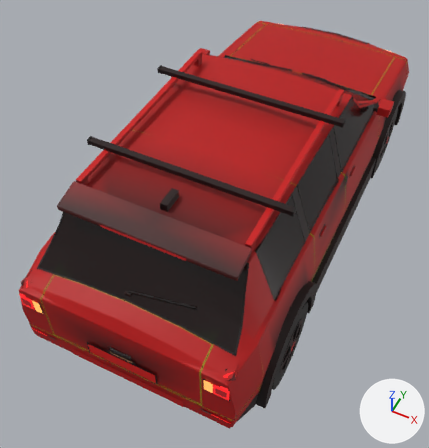
One commit to the glTF model assets/cars/p6_crossover/body.glb: the scene before it, then after it.
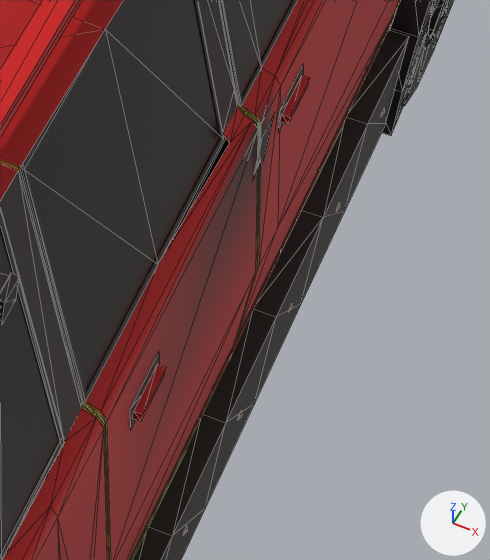
The first picture shows the older version from a 50 mm lens placed at (1.42, -3.6, 4.25), pointed at (-0.12, -0.52, 0.4). The close-ups show the older and then the newer version on the part from 68% to 92% of the width and 34% to 59% of the height of that picture. Only the edits that show in the close-ups are written down. The axes (+X, +Y, +Z) are drawn at lower right. The lights are the same throughout. The close-ups show mesh edges as thin lines. Where no turn or scale is listed for an object, it has been applied to the vertices. Vertices at exactly the same position are counted once.

The older version as bpy lines, for what is in view:
```python
me_pillar_b_shut_r = bpy.data.meshes.new('pillar_b_shut_r')
me_pillar_b_shut_r.from_pydata(...)  # 4 vertices, 2 faces; spans x 0.84, y -0.16..-0.1, z 0.54..1.045
me_pillar_b_shut_r.materials.append(mat_under_paint)
me_rdoor_r = bpy.data.meshes.new('rdoor_r')
me_rdoor_r.from_pydata(...)  # 50 vertices, 76 faces; spans x -0.242..-0.01, y -0.708..-0.002, z -0.251..0.679
# faces by material slot: [65, 7, 4]
me_rdoor_r.materials.append(mat_paint)
me_rdoor_r.materials.append(mat_plastic)
me_rdoor_r.materials.append(mat_rubber)
me_seal_rdoor_r = bpy.data.meshes.new('seal_rdoor_r')
me_seal_rdoor_r.from_pydata(...)  # 31 vertices, 18 faces; spans x -0.236..-0.094, y -0.708..-0.08, z 0.267..0.696
me_seal_rdoor_r.materials.append(mat_rubber)
ob_pillar_b_shut_r = bpy.data.objects.new('pillar_b_shut_r', me_pillar_b_shut_r)
ob_pillar_b_shut_r.location = (0.0, 0.0, 0.0)
ob_rdoor_r = bpy.data.objects.new('rdoor_r', me_rdoor_r)
ob_rdoor_r.location = (0.885, -0.13, 0.793)
ob_seal_rdoor_r = bpy.data.objects.new('seal_rdoor_r', me_seal_rdoor_r)
ob_seal_rdoor_r.location = (0.885, -0.13, 0.793)
# also in view: 'body' at (0.0, -0.65, 0.87); 'glass_rdoor_r' at (0.71, -0.52, 1.27); 'seal_door_r' at (0.73, 0.35, 1.25); 'door_r' at (0.83, 0.35, 0.8); 'glass_door_r' at (0.72, 0.35, 1.25)
```
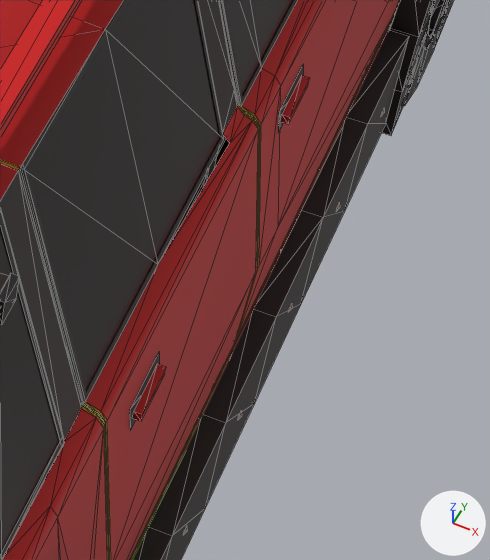
Where the newer file only moved an object's origin or applied its transform, the numbers keep the older frame.

The change, as JSON lines over the scene's bpy script:
```json
{"block": "me_rdoor_r", "where": "me_rdoor_r.from_pydata(...)  # 50 vertices, 76 faces; spans x -0.242..-0.01, y -0.708..-0.002, z -0.251..0.679"}
{"block": "me_rdoor_r", "where": "# used by ob_rdoor_r; location = (0.885, -0.13, 0.793)"}
{"block": "me_rdoor_r", "change": "me_rdoor_r part 1: 8 faces centred in x -0.188..-0.026, y -0.471..-0.032, z 0.04..0.554 are repainted in the vertex colours; the middle colour goes from red #fc0000 to red #ff0000"}
{"block": "me_rdoor_r", "change": "me_rdoor_r part 2: 5 faces centred in x -0.188..-0.042, y -0.006, z 0.14..0.553 are repainted in the vertex colours; the middle colour goes from red #f90000 to red #ff0000"}
{"block": "me_pillar_b_shut_r", "where": "# used by ob_pillar_b_shut_r; location = (0.0, 0.0, 0.0)"}
{"op": "remove", "block": "me_pillar_b_shut_r", "code": "me_pillar_b_shut_r.from_pydata(...)  # 4 vertices, 2 faces; spans x 0.84, y -0.16..-0.1, z 0.54..1.045"}
{"op": "add", "block": "me_pillar_b_shut_r", "code": "me_pillar_b_shut_r.from_pydata(...)  # 4 vertices, 2 faces; spans x 0.765, y -0.16..-0.1, z 0.54..1.045"}
{"block": "me_pillar_b_shut_r", "change": "me_pillar_b_shut_r part 3: the whole mesh is moved by (-0.075, 0.0, 0.0)"}
```

Changed parts and their boxes (x1, y1, x2, y2) in the close-ups (490 x 560 px):
```json
{"object": "pillar_b_shut_r", "change": "mesh moved", "before": [253, 115, 274, 178], "after": [204, 153, 218, 185], "on screen": "mostly hidden afterwards"}
{"part": 1, "of": "me_rdoor_r", "change": "recoloured", "before": [140, 121, 258, 467], "after": [140, 121, 258, 467]}
{"part": 2, "of": "me_rdoor_r", "change": "recoloured", "before": [252, 118, 259, 246], "after": [252, 118, 259, 246]}
```
